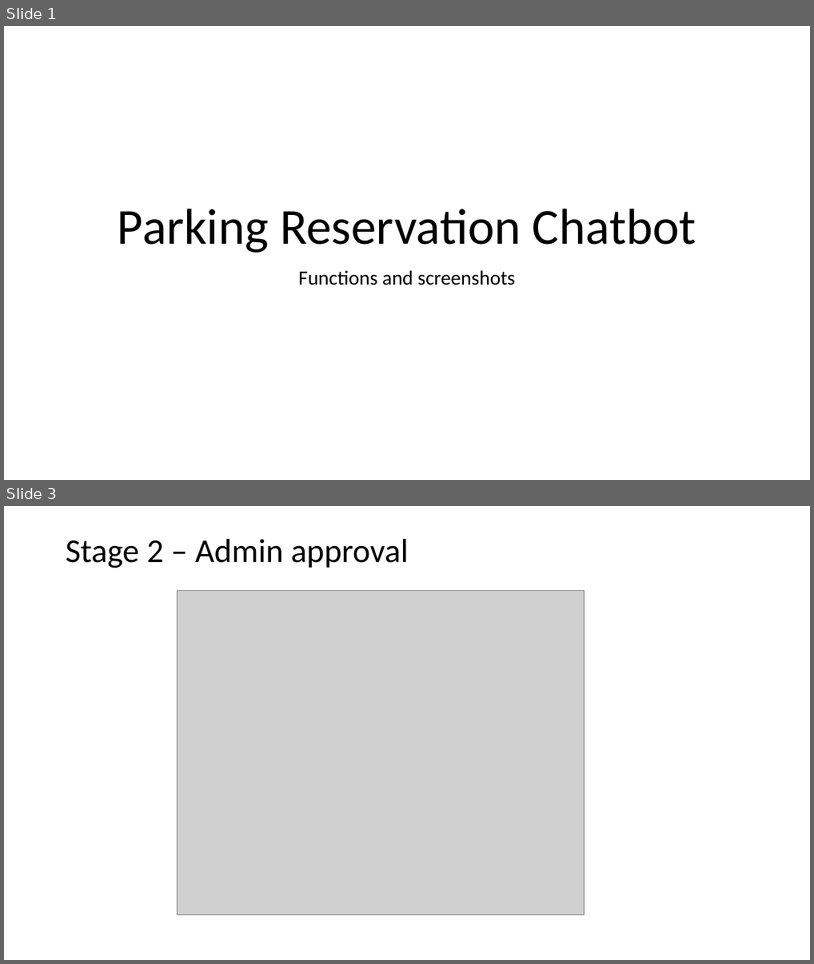
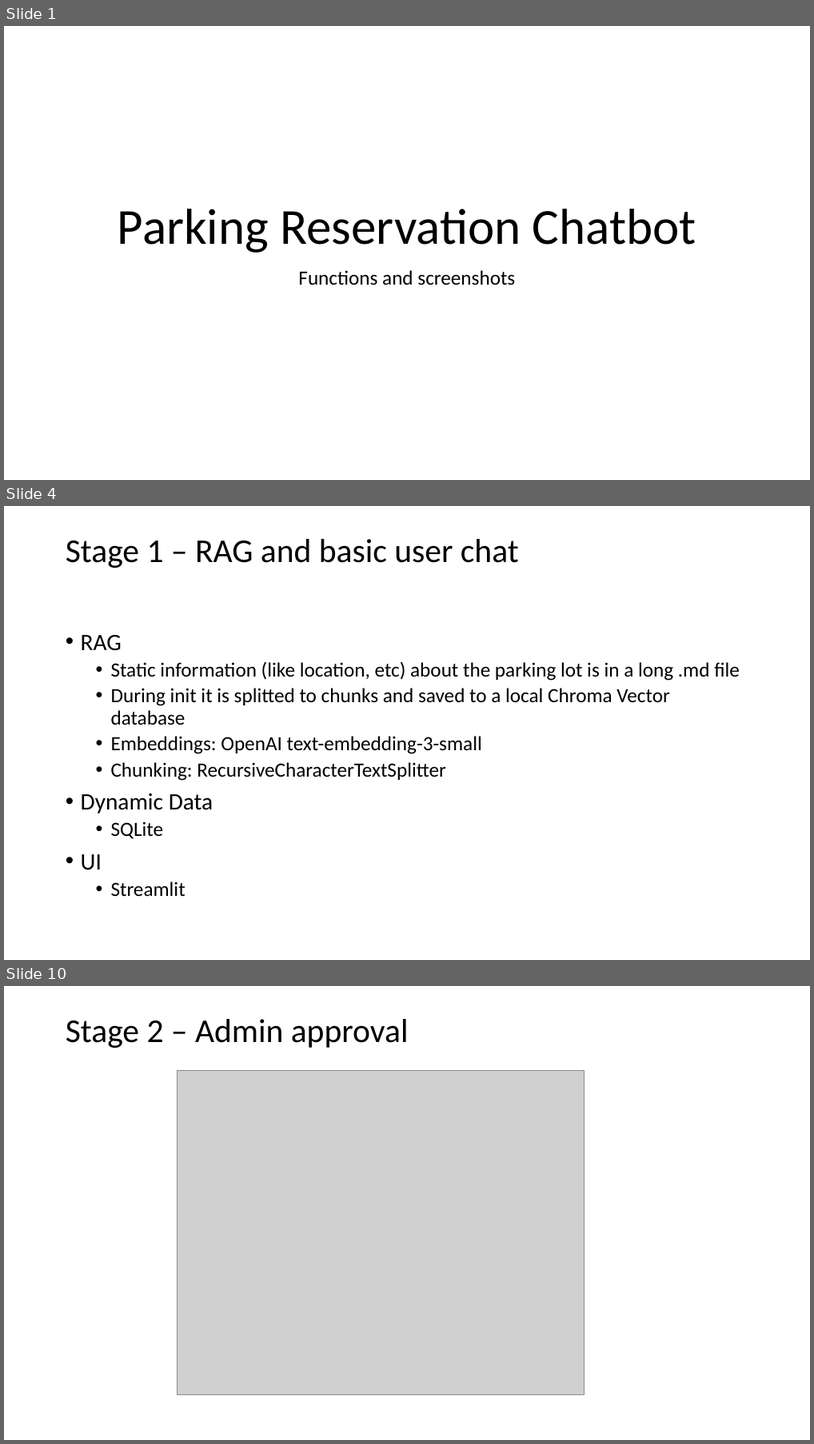
Before and after one commit to devtpc/parking-chatbot, a slide deck: artifacts/DeckChatbot.pptx. Shown one above the other, each under a label of ours: slides 1 and 3 before the commit, slides 1, 4 and 10 after it; the slides between them are not shown. The pictures are 814x964 and 814x1444 pixels, drawn with LibreOffice and Linux fonts; fonts in the diff are those of the drawing; grey boxes stand for pictures. Boxes give left, top, right and bottom in pixels: in the first picture for what was removed or moved away, otherwise in the second. Text is boxed around its words. In the diff, an @@ line names an element or a change of style, - is before the commit and + after.

```diff
--- a/artifacts/DeckChatbot.pptx
+++ b/artifacts/DeckChatbot.pptx
@@ slide 4 added at (4, 506, 810, 960), background #FFFFFF @@
@@ title added at (66, 539, 519, 568), 39.6 pt, text #000000 @@
+Stage 1 – RAG and basic user chat
@@ text added at (81, 635, 740, 896), 24 pt, text #000000 @@
+• RAG
+  • Static information (like location, etc) about the parking lot is in a long .md file
+  • During init it is splitted to chunks and saved to a local Chroma Vector database
+  • Embeddings: OpenAI text-embedding-3-small
+  • Chunking: RecursiveCharacterTextSplitter
+• Dynamic Data
+  • SQLite
+• UI
+  • Streamlit
@@ what was slide 3 is now slide 10 @@
```
Also in this commit, not shown: 3 slides changed, 7 other slides added, 4 other files.
